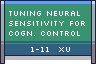
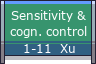
Layers edited between the first and the second w=96, h=64 image:
painted on "1-11 Xu" over (24, 44, 75, 53)
renamed "Tuning neural ..." to "Sensitivity & ...", painted on it over (9, 10, 87, 38)
